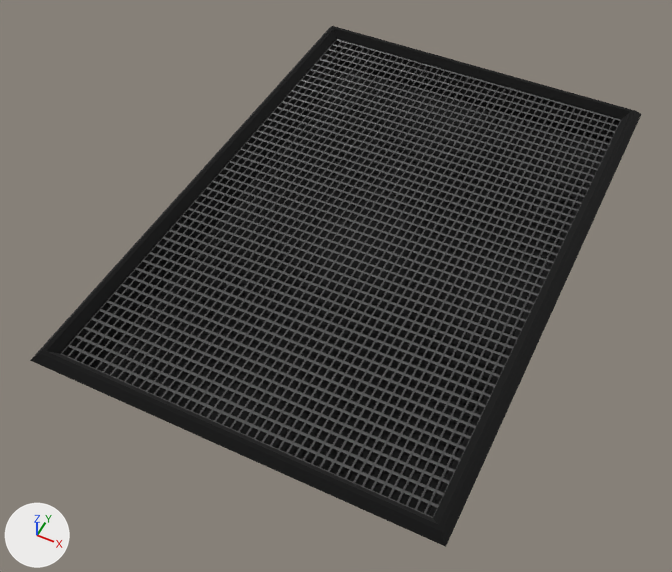
A saved change to the FBX model Virtuelles System Galvanik/Assets/GalvanikAssets/Auffangwanne.fbx.
Both versions are drawn from a 50 mm lens placed at (1.43, -2.84, 3.76), pointed at (-0.09, 0.21, -0.04). Lighting does not change. The marker at lower left points along +X, +Y and +Z. Where no turn or scale is listed for an object, it has been applied to the vertices.
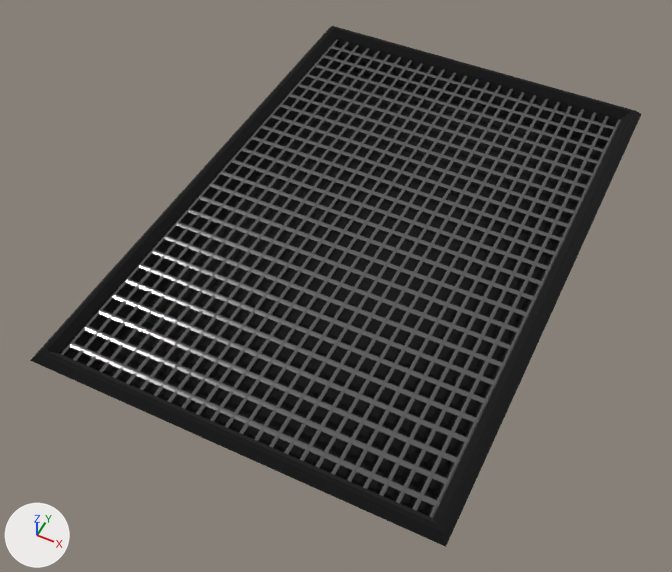
What differs and where, as boxes (x1, y1, x2, y2) in the pictures (672 x 572 px):
'Grid.001', added: after (61, 39, 621, 518)
'Grid', deleted: before (61, 39, 621, 518)

The change, as a list of edits to the scene's bpy script:
```text
Add me_grid_001:
    me_grid_001.from_pydata(...)  # 3591 vertices, 2756 faces; spans x -1.02..1.03, y -1.52..1.51, z 0.0..0.01
    me_grid_001.materials.append(mat_maetallic)  # dark grey #575757
Remove ob_grid:
    ob_grid = bpy.data.objects.new('Grid', me_grid_002)
    ob_grid.location = (0.0, 0.48, 0.237)
Add ob_grid_001:
    ob_grid_001 = bpy.data.objects.new('Grid.001', me_grid_001)
    ob_grid_001.location = (0.0, 0.48, 0.237)
```
